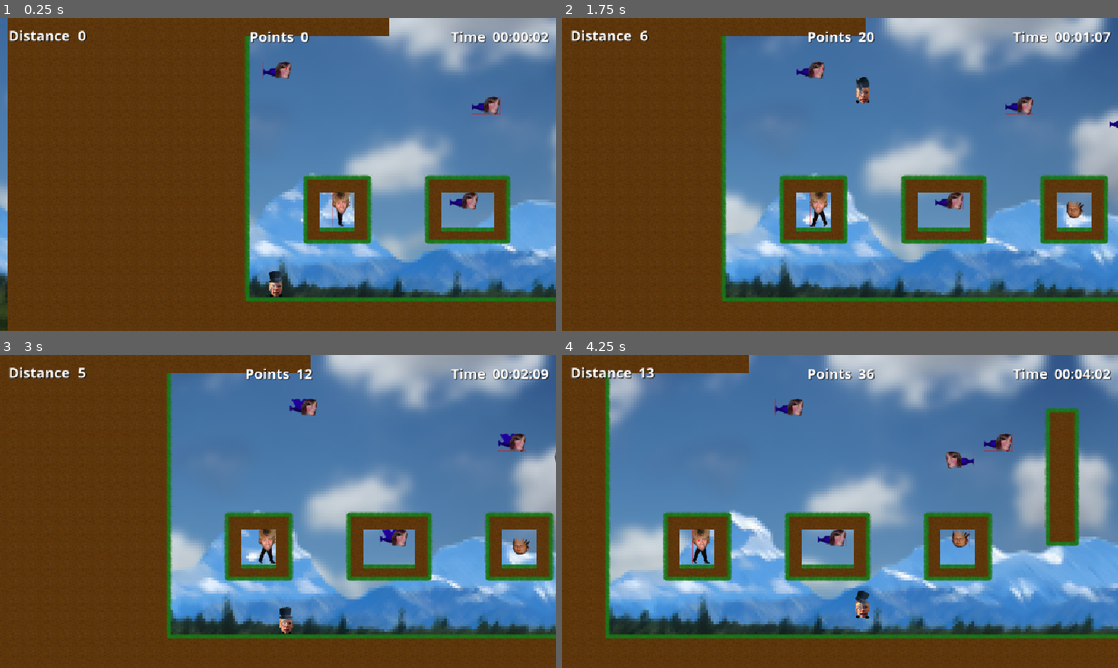
Above: before the commit, frames 1-4 (two rows, left to right).
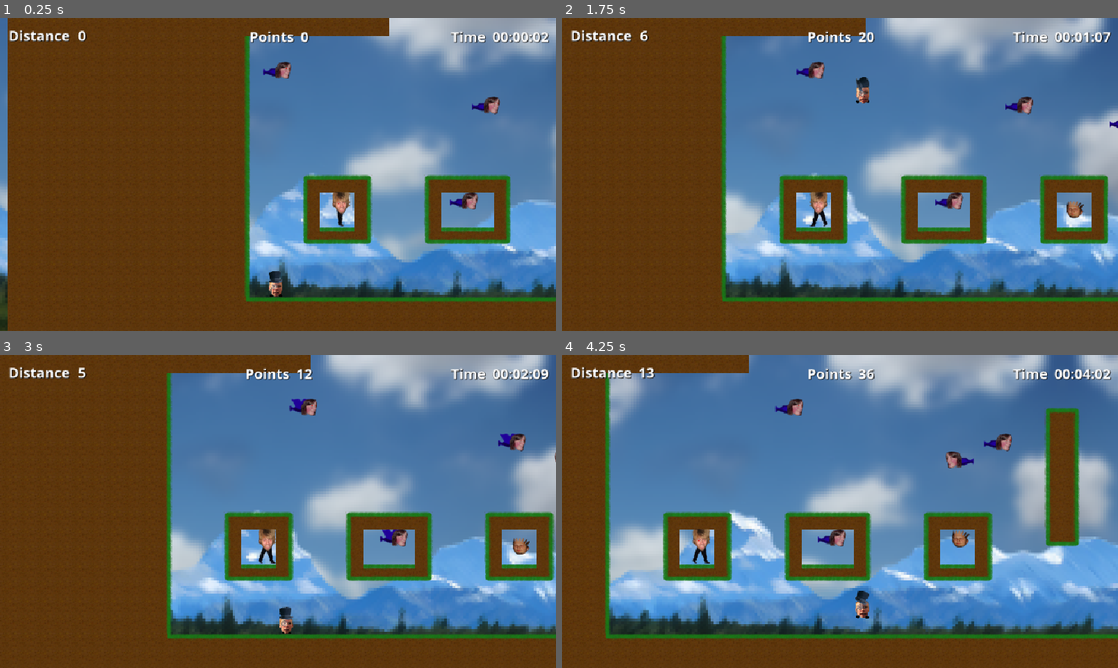
Above: after the commit, the same moments.

Repository: karl-run/alecthefancy-godot
Game: Godot game, scene res://main.tscn
Two runs of this game, one before a commit and one after it. Both use one fixed random seed, a clock stepped at 60 frames per second and the inputs below.
Inputs:
- Up to frame 1 (0.25 s): no input
- Up to frame 2 (1.75 s): tap Enter (ui_accept) at 0.5 s; hold Right (move_right) from 0.53 s (still down); tap Space (jump) at 0.6, 0.77, 1.07, 1.52, 1.55 s; tap Ctrl (run) at 1.35 s
- Up to frame 3 (3 s): tap Space (jump) at 1.82, 2.1 s; release Right (move_right) at 2.03 s; hold Left (move_left) 2.03-2.78 s; hold Right (move_right) from 2.78 s (still down); tap Ctrl (run) at 2.85 s
- Up to frame 4 (4.25 s): keep holding Right (move_right); tap Space (jump) at 3.02, 3.05, 3.32, 3.6, 3.77, 4.07 s

The runs differ from the first frame. In frame 1, less than 0.1% of the frame differs, in the area x 47-90%, y 14-67%; in frame 2, less than 0.1%; in frame 3, less than 0.1%; in frame 4, 0.1%, in the area x 23-81%, y 14-67%.

Commit message:
fix: remove red borders from spritesheets

Diff:
--- a/mobs/flying_mob.tscn
+++ b/mobs/flying_mob.tscn
@@ -114,7 +114,7 @@
 shape = SubResource("RectangleShape2D_tx45a")
 
 [node name="VisibleOnScreenNotifier2D" type="VisibleOnScreenNotifier2D" parent="."]
-rect = Rect2(-100, -10, 200, 20)
+rect = Rect2(-100, -100, 200, 200)
 
 [connection signal="screen_entered" from="VisibleOnScreenNotifier2D" to="." method="_on_visible_on_screen_notifier_2d_screen_entered"]
 [connection signal="screen_exited" from="VisibleOnScreenNotifier2D" to="." method="_on_visible_on_screen_notifier_2d_screen_exited"]
--- a/mobs/jumping_mob.tscn
+++ b/mobs/jumping_mob.tscn
@@ -109,7 +109,7 @@
 shape = SubResource("RectangleShape2D_21f3t")
 
 [node name="VisibleOnScreenNotifier2D" type="VisibleOnScreenNotifier2D" parent="."]
-rect = Rect2(-100, -10, 200, 20)
+rect = Rect2(-100, -100, 200, 200)
 
 [connection signal="screen_entered" from="VisibleOnScreenNotifier2D" to="." method="_on_visible_on_screen_notifier_2d_screen_entered"]
 [connection signal="screen_exited" from="VisibleOnScreenNotifier2D" to="." method="_on_visible_on_screen_notifier_2d_screen_exited"]
--- a/mobs/walking_mob.tscn
+++ b/mobs/walking_mob.tscn
@@ -123,7 +123,6 @@
 shape = SubResource("RectangleShape2D_vwape")
 
 [node name="VisibleOnScreenNotifier2D" type="VisibleOnScreenNotifier2D" parent="."]
-rect = Rect2(-100, -10, 200, 20)
+rect = Rect2(-100, -100, 200, 200)
 
 [connection signal="screen_entered" from="VisibleOnScreenNotifier2D" to="." method="_on_visible_on_screen_notifier_2d_screen_entered"]
-[connection signal="screen_exited" from="VisibleOnScreenNotifier2D" to="." method="_on_visible_on_screen_notifier_2d_screen_exited"]
Binary file changed: assets/images/creatures.png
Binary file changed: assets/images/player.png
